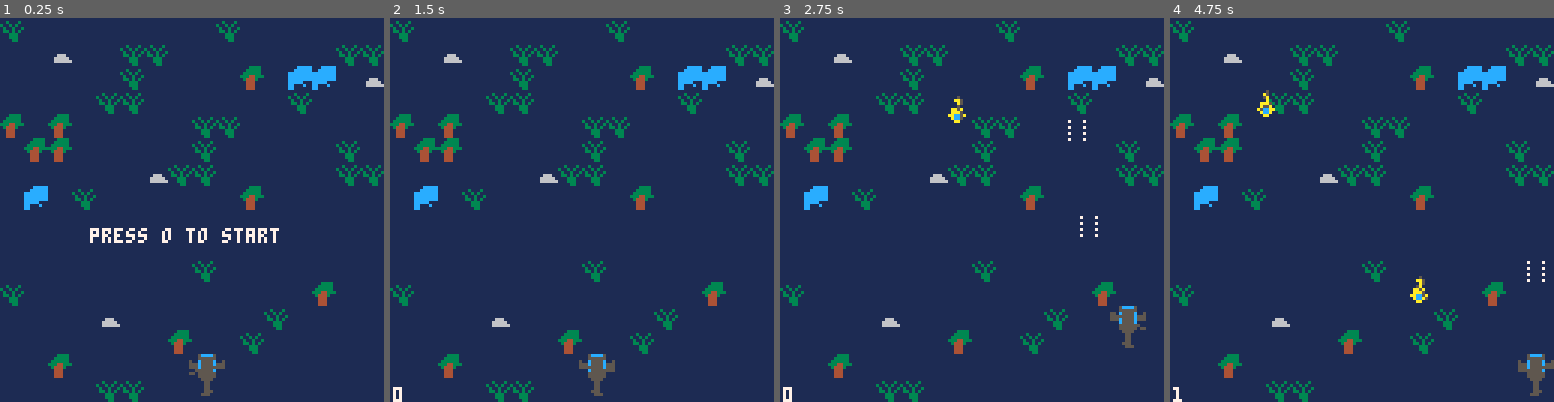
Above: before the commit, frames 1-4 (left to right).
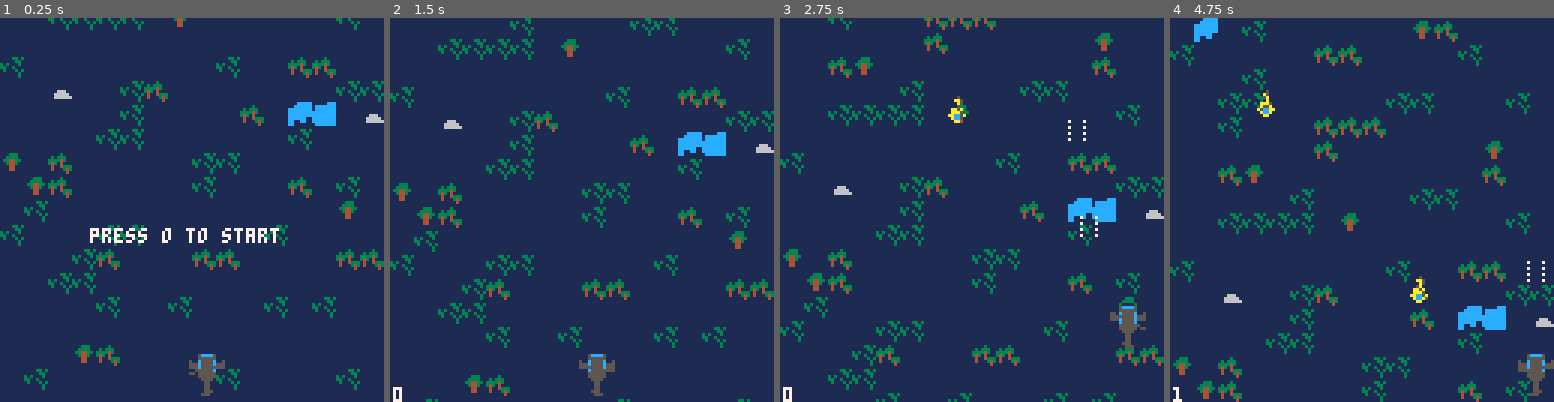
Above: after the commit, the same moments.

Repository: zeenix/pico-8
Game: PICO-8 cartridge airwolf/airwolf.p8
The game is run twice, just before and just after one commit, with the same random seed, the same clock (stepped at 60 frames per second) and the same inputs.
Inputs:
- Up to frame 1 (0.25 s): no input
- Up to frame 2 (1.5 s): tap X (X key) at 0.33, 1.07 s; tap O (Z key) at 0.7 s
- Up to frame 3 (2.75 s): hold Right 1.6-2.1 s; tap O (Z key) at 1.7, 2.1, 2.5 s; tap X (X key) at 1.85 s; hold Up 2.15-2.42 s; hold Right from 2.47 s (still down)
- Up to frame 4 (4.75 s): tap O (Z key) every 0.4 s from 2.9 to 4.5 s; tap X (X key) at 2.97, 4.08 s; release Right at 3.03 s; hold Left 3.08-3.58 s; hold Down 3.63-3.97 s; hold Right 4.02-4.68 s; hold Up from 4.73 s (still down)

The runs differ from the first frame. In frame 1, 12% of the frame differs, in the area x 0-100%, y 0-100%; in frame 2, 12%; in frame 3, 13%; in frame 4, 13%.

Commit message:
Add an inifitely scrolling map
Also make it richer.

Diff:
--- a/airwolf/airwolf.p8
+++ b/airwolf/airwolf.p8
@@ -2,6 +2,7 @@
 version 42
 __lua__
 #include consts.lua
+#include smap.lua
 #include bullet.lua
 #include rotor.lua
 #include entity.lua
@@ -12,14 +13,14 @@
 #include main.lua
 
 __gfx__
-00000000000011110000000000000000000000000000000000000000111111111111111111133331111ccccc1111111100000000000000000000000000000000
-000000000005cccc500000000000000000000000000000000000000011111111111111111133333111cccccc1131113100000000000000000000000000000000
-00000000000555555000000000000000000000000000000000000000111111111111111113333331cccccccc3113131100000000000000000000000000000000
-00000000500c5555c005000000000000000000000000000000000000111111111111111133344333cccccccc1311311300000000000000000000000000000000
-00000000555c5555c555000000000000000000000000000000000000111666111111111113444311cccccccc1331313100000000000000000000000000000000
-00000000555c5555c555000000000000000000000000000000000000116666611111111111444111ccccc1111113331100000000000000000000000000000000
-00000000000c5555c000000000000000000000000000000000000000116666661111111111444111cc111c111113331100000000000000000000000000000000
-00000000000555555000000000000000000000000000000000000000111111111111111111444111cc1111111111331100000000000000000000000000000000
+00000000000011110000000000000000000000000000000000000000111111111111111111111111111ccccc1111111111111ccc111111110000000000000000
+000000000005cccc500000000000000000000000000000000000000011111111111111111113331111cccccc111133131ccccccc111131110000000000000000
+00000000000555555000000000000000000000000000000000000000111111111111111111333311cccccccc111113311ccccccc131333110000000000000000
+00000000500c5555c005000000000000000000000000000000000000111111111111111113344331cccccccc31311131cccccccc333343110000000000000000
+00000000555c5555c555000000000000000000000000000000000000111666111111111111344311cccccccc33113111cccccccc343141110000000000000000
+00000000555c5555c555000000000000000000000000000000000000116666611111111111144111cccccc1113111313cccccccc141143330000000000000000
+00000000000c5555c000000000000000000000000000000000000000116666661111111111144111cc11cc1111111131cccccccc141113430000000000000000
+00000000000555555000000000000000000000000000000000000000111111111111111111111111cc111111111111311ccccccc111111410000000000000000
 00000000000555555000000000000000000000000000000000000000000000000000000000000000000000000000000000000000000000000000000000000000
 00000000000055550000000000000000000000000000000000000000000000000000000000000000000000000000000000000000000000000000000000000000
 00000000000005500000000000000000000000000000000000000000000000000000000000000000000000000000000000000000000000000000000000000000
@@ -55,38 +56,38 @@
 0000000000000000000000000000000000000000000000000000000000000000008000000000000000000000000000000080000000000000000000000000000000000000000000000000000000000000000000000000000000000000000000000000000000000000000000000000000000000000000000000000000000000000
 0000000000000000000000000000000000000000000000000000000000000000000000000000000000000000000000000000000000000000000000000000000000000000000000000000000000000000000000000000000000000000000000000000000000000000000000000000000000000000000000000000000000000000
 __map__
-0b08080808080808080b080808080808080b08080808080808080b080808080808080b08080808080808080b080808080808080b08080808080808080b0b08080808080808080b080808080808080b08080808080808080b080808080808080b08080808080808080b080808080808080b080808080808080b08080808080808
-08080708080b0b080808080808080b0b0808080708080b0b080808080808080b0b0808080708080b0b080808080808080b0b0808080708080b0b08080808080708080b0b080808080808080b0b0808080708080b0b080808080808080b0b0808080708080b0b080808080808080b0b0808080708080b0b0808080708080b0b08
-08080808080b0808080809080a0a08070808080808080b0808080809080a0a08070808080808080b0808080809080a0a08070808080808080b0808080808080808080b0808080809080a0a08070808080808080b0808080809080a0a08070808080808080b0808080809080a0a08070808080808080b080808080808080b0808
-080808080b0b0808080808080b08080808080808080b0b0808080808080b08080808080808080b0b0808080808080b08080808080808080b0b08080808080808080b0b0808080808080b08080808080808080b0b0808080808080b08080808080808080b0b0808080808080b08080808080808080b0b0808080808080b0b0808
-09080908080808080b0b0808080808080809080908080808080b0b0808080808080809080908080808080b0b0808080808080809080908080808080b0b09080908080808080b0b0808080808080809080908080808080b0b0808080808080809080908080808080b0b0808080808080809080908080808080908090808080808
-08090908080808080b08080808080b080808090908080808080b08080808080b080808090908080808080b08080808080b080808090908080808080b0808090908080808080b08080808080b080808090908080808080b08080808080b080808090908080808080b08080808080b080808090908080808080809090808080808
-080808080808070b0b08080808080b0b08080808080808070b0b08080808080b0b08080808080808070b0b08080808080b0b08080808080808070b0b08080808080808070b0b08080808080b0b08080808080808070b0b08080808080b0b08080808080808070b0b08080808080b0b08080808080808070b080808080808070b
-080a080b08080808080809080808080808080a080b08080808080809080808080808080a080b08080808080809080808080808080a080b080808080808080a080b08080808080809080808080808080a080b08080808080809080808080808080a080b08080808080809080808080808080a080b08080808080a080b08080808
-080808080808080808080808080808080a080808080808080808080808080808080a080808080808080808080808080808080a08080808080808080808080808080808080808080808080808080a080808080808080808080808080808080a080808080808080808080808080808080a08080808080808080808080808080808
-0808080808080808080808080808080808080808080808080808080808080808080808080808080808080808080808080808080808080808080808080808080808080808080808080808080808080808080808080808080808080808080808080808080808080808080808080808080808080808080808080808080808080808
-08080808080808080b080808080808080808080808080808080b080808080808080808080808080808080b080808080808080808080808080808080b0808080808080808080b080808080808080808080808080808080b080808080808080808080808080808080b080808080808080808080808080808080808080808080808
-0b080808080808080808080808090808080b080808080808080808080808090808080b080808080808080808080808090808080b0808080808080808080b080808080808080808080808090808080b080808080808080808080808090808080b080808080808080808080808090808080b080808080808080b08080808080808
-08080808070808080808080b080808080808080808070808080808080b080808080808080808070808080808080b08080808080808080807080808080808080808070808080808080b080808080808080808070808080808080b080808080808080808070808080808080b080808080808080808070808080808080807080808
-080808080808080908080b080808080808080808080808080908080b080808080808080808080808080908080b08080808080808080808080808090808080808080808080908080b080808080808080808080808080908080b080808080808080808080808080908080b08080808080808080808080808090808080808080809
-080809080808080808080808080808080b080809080808080808080808080808080b080809080808080808080808080808080b08080908080808080808080809080808080808080808080808080b080809080808080808080808080808080b080809080808080808080808080808080b08080908080808080808090808080808
-080808080b0b0808080808080808080808080808080b0b0808080808080808080808080808080b0b0808080808080808080808080808080b0b08080808080808080b0b0808080808080808080808080808080b0b0808080808080808080808080808080b0b0808080808080808080808080808080b0b0808080808080b0b0808
-0808080b0b0b0b080808080a08080808080808080b0b0b0b080808080a08080808080808080b0b0b0b080808080a08080808080808080b0b0b0b0808080808080b0b0b0b080808080a08080808080808080b0b0b0b080808080a08080808080808080b0b0b0b080808080a08080808080808080b0b0b0b080808080b0b0b0b08
-0b08080808080808080b080808080808080b08080808080808080b080808080808080b08080808080808080b080808080808080b0808080b08080808080808080b080808080808080b08080808080808080b080808080808080b08080808080b08080808080808080b080808080808080b08080808080808080b080808080808
-08080708080b0b080808080808080b0b0808080708080b0b080808080808080b0b0808080708080b0b080808080808080b0b080808070808080708080b0b080808080808080b0b0808080708080b0b080808080808080b0b0808080708080b08080708080b0b080808080808080b0b0808080708080b0b080808080808080b0b
-08080808080b0808080809080a0a08070808080808080b0808080809080a0a08070808080808080b0808080809080a0a0807080808080808080808080b0808080809080a0a08070808080808080b0808080809080a0a08070808080808080b08080808080b0808080809080a0a08070808080808080b0808080809080a0a0807
-080808080b0b0808080808080b08080808080808080b0b0808080808080b08080808080808080b0b0808080808080b0808080808080808080808080b0b0808080808080b08080808080808080b0b0808080808080b08080808080808080b0b080808080b0b0808080808080b08080808080808080b0b0808080808080b080808
-09080908080808080b0b0808080808080809080908080808080b0b0808080808080809080908080808080b0b080808080808080908090809080908080808080b0b0808080808080809080908080808080b0b0808080808080809080908080809080908080808080b0b0808080808080809080908080808080b0b080808080808
-08090908080808080b08080808080b080808090908080808080b08080808080b080808090908080808080b08080808080b08080809090808090908080808080b08080808080b080808090908080808080b08080808080b080808090908080808090908080808080b08080808080b080808090908080808080b08080808080b08
-080808080808070b0b08080808080b0b08080808080808070b0b08080808080b0b08080808080808070b0b08080808080b0b0808080808080808080808070b0b08080808080b0b08080808080808070b0b08080808080b0b08080808080808080808080808070b0b08080808080b0b08080808080808070b0b08080808080b0b
-080a080b08080808080809080808080808080a080b08080808080809080808080808080a080b08080808080809080808080808080a080b080a080b08080808080809080808080808080a080b08080808080809080808080808080a080b0808080a080b08080808080809080808080808080a080b080808080808090808080808
-080808080808080808080808080808080a080808080808080808080808080808080a080808080808080808080808080808080a08080808080808080808080808080808080808080a080808080808080808080808080808080a080808080808080808080808080808080808080808080a08080808080808080808080808080808
-0808080808080808080808080808080808080808080808080808080808080808080808080808080808080808080808080808080808080808080808080808080808080808080808080808080808080808080808080808080808080808080808080808080808080808080808080808080808080808080808080808080808080808
-08080808080808080b080808080808080808080808080808080b080808080808080808080808080808080b08080808080808080808080808080808080808080b080808080808080808080808080808080b080808080808080808080808080808080808080808080b080808080808080808080808080808080b08080808080808
-0b080808080808080808080808090808080b080808080808080808080808090808080b080808080808080808080808090808080b0808080b080808080808080808080808090808080b080808080808080808080808090808080b08080808080b080808080808080808080808090808080b080808080808080808080808090808
-08080808070808080808080b080808080808080808070808080808080b080808080808080808070808080808080b08080808080808080808080808070808080808080b080808080808080808070808080808080b080808080808080808070808080808070808080808080b080808080808080808070808080808080b08080808
-080808080808080908080b080808080808080808080808080908080b080808080808080808080808080908080b08080808080808080808080808080808080908080b080808080808080808080808080908080b080808080808080808080808080808080808080908080b080808080808080808080808080908080b0808080808
-080809080808080808080808080808080b080809080808080808080808080808080b080809080808080808080808080808080b08080908080809080808080808080808080808080b080809080808080808080808080808080b080809080808080809080808080808080808080808080b08080908080808080808080808080808
+0b08080808080808080b08080808080808080808080808080b0b08080808080808080b08080808080808080b080808080808080808080b0808080808080807080808080808080808080807080808090808080b0b0b0808080808080808080808080b080808080808080808080808080808080808080808080808080808080808
+08080708080b0b080808080808080b0b080b0808080d08080808080807080d080b080808070808080808080808080808080b0a0c080808080d090b080808080b0809080b0b080b0b0808080808090d0808080808080b08080809080b08080808080b0808080b08080b09080b080d0b0808080808080807080808080808080808
+08080808080b080808080d080a0c08070808080b08080808080b080808080808070808080808080b0808080809080c0a0808080d08080808080808080808080808080b0b08090808080b0808080808080d0d08080808080808080808080b0b080808080d0d0808080809080808080808080b0b08080808080d08080b0b080808
+080808080b0b0808080808080b0808080908080808080d0d0808080b0b08080b0808080808080b0b0808080808080b080808080808080808080b0808080808080808080808080d0808080808080808070808080808080b08080808080b0b08080c0808080808080c080b080b080d080808080808080808080808080808080908
+09080908080808080b0b0808080d0d0d0808080808080808080808080808080808080d080908080808080d0d0808080808080b0b08080808080808080d0d0d08080807080808080d080a0c0d0808080808080b0908080b0b080d0d080808080808080b0808080b0808080b0b0d0b08080808080a080808080808080808080808
+080d0d08080808080b08080d08080b08080b0708080c0c080808080909080808080808090d08080808080b08080808080808080808080809080808080b090b0808080808080b080808080808080b0b08080708080808080b0808080808080d0d0808080b0b0808080d080b0b0b080b0808080808080b0b080808080808080808
+080808080808070b0808080808080b0b080b0b08080a0808080808080d0808080b08080808080808070b0b08080d08080807080808080b0b0b08080808080808080908080b0b0808080d0808080b08080808080b080808080808080809080808080d0b0b080808080808080b080c08080807080808080808080808080b0b0808
+080a080b080808080808090d08080808080b0808080808080d08080808080b080808080a080b080808080808090d0808080d0d0808080b0808080807080908080808080808080808080b0b080808090809080808080b080808080808080808080d080808080b08080b080808080a0708080d0808080808080908080808080808
+0b08080808080d0d080808080b08080808080808080808080808080808080808080808080808080808080808080808080808090808080809080808080808080808080808080c080a0808080808080808080d0d09080808080c0c0a08080d0d080808080d0d08080808080808080b080808080808080808080808080908080808
+0808080b08080808080808080808080808080b0b0b080808080808080808080808080b0b08080808080d0807080b0d080808080d0d0808080808080d080b0b08080d0808080c0a080d08080808080b0808080808080808080a0c0a0808070d08080808080808080808080808080b0808080d0d08080808080d080808080b0808
+08080b0b08080808080b0b0808080b0808080b0d08080808080b0b0b0b0b080808080b0808080b080808080808080808080b080808080b0b080b080808080b0808080b0d08080808080808080d080b0b0808080808080b0b0b0d080808080d080807080808080b0b0b0808080808080808080808090b080808080d0808080d08
+08080b0808080d0d0d08080808080808080808080d080808080808080808080808080808080808080808080b0b0b0808080b080808080808080808090808080808080808080808080b0b080808080808080c0c0a080b0b0b0b0d0d0808080908080808080808080d080808080b0b080808080b090b0b0b080c0a0d0808080808
+0808080808080d08080808080809080808080a080808080b0808080a0809080808080807080d09080b080808080808080808080809080808080808080d080b0808090808080d0d0808080c0c0809080808080c0a080808080b0b08080b080808080b0b080808080808080808090808080d08080d0d0d080a0c080d0d0b0b0808
+08080d090808080808080808080d0808080c08080808080808080808080d0d08080d08080808080808080808080d0d0808080b0808080b080d080b080808080808080808090d0d080808080a080808080808080808080808080808080808080b08080808080d0d080b080808080808080808080808080808080b0b0b0b080808
+08080808080b080808080b0b0808080808080808080b0b0b0808080b0808080808080b08080808080808070b080808080d0808080b0808080808080808080807080b0b080808080808080b0808080b0808080d0d0d0d0d08080808080708080b08080808080808080808080808080b08080808080b0b08080808080808080808
+08080b0b0b0b08090808080808080b0808090b080808080808080808080808080807080808080b0b0808080808080b08080b08080808070808080b0808080d0d08080b080808080b08080808080808080808080808080808080b08080808080808080b09080808080808080808080808080d0d080b090b080808080808090d08
+0808080808080808080808080808080808080808080808080808080808080808080808080808080808080808080808080808080d0808080b0808080808080d0808080808080808080808080808080808080b0b08070808080808080808080808080b0b080b08080808080b080708080d08080808080808080808080808080808
+0b08080808080808080b08080d0d0808080d0808080d0d080808080b0808080808080b08080808080808080b080808080808080b0808080b0808080808080808080b0808080808080d08080708080b080808080808080b0808080b08080b0d080808080808080808080808080808080808080808080808080808080808080b0b
+08080708080b0d080808080808080b0b0808080b08080808080808080b0b08080b0808080708080b0b080808080808080b0b080808070808080708080b0b08080808080808080b0b0808080808080b08080808080808080b08080808080808080808080b0b08080808080808080d0808080b0b080808080d0b080808080b0b08
+08080808080b080808080d080a0c08070808080b080808080808080808080808070808080808080b0808080809080a0a0807080808080808080808080b08080808080808080808080808080808080808080b080d08080808080808080d0808080808080b0808080d080808080808080808080b080708080808080c0c08080808
+080808080b0b0808080808080b0808080808080b0808080b08080908080708080808080808080b0b0808080808080b0808080808080808080808080b0b0808080d080808090808080808080b08080808080808080d0808080b0808080b0b0b080808080808080807080d08080b080808080d0d0808080a0808080a0c08080807
+09080d08080808080b0b08080808080808090d08080808080808080808080808080809080908080808080b0b0808080808080809080d0809080d08080808080b080808080808080d080808080808090908080808080808080b08090808080808080808080808080808080808080808080808080808080808080808080b0b0808
+08090d08080808080b0808080d080b0808080808080808080808080b08080d08080808090908080808080b08080808080b0808080d0d08080d0d08080808080b08080b08080808080808080808080d0d08080b08080808080808080808080d08090908080808080808080d08080b080d08080808080808080d0d080808080808
+080b0808080808080808080808080908080b0808080b0b0808080808080d0808080808080d0d080808080808080808080b0b0808080808080808080808070b0b080808080808080b080807080808080807080808080d08080808080b08080808080d080808070b0b08080808080b0b0808080d0808080808080808080c0a0c08
+0b0808080b0b08080808080b0808080808080808080808080808080808080d0808080808080808080b0708080b080908080808080a080b080a080d0808080808080808080808080808080808080808080808080d0d08080808080808080808080a080b0808080808080908080808080808080908080d0808080b0808080c0a08
+0808080b0d0808080d0d080808080d0d08080808080808080808080b08080808080b0b0808080808080808080b08080808080a0b08080808080808080808080808080808080b0b0b0b0b0b0b0b0b080808080d09090d080808080b0b08080d0808080808080d08080808080d0808080a08080808080808080808080808080808
+08080b0b080808080808080808080808080808080c08080b0808080808080b0808080b080b0b0b0808080808080808080808080808080b080808080b08080d08080808080b0b0d09080b0a0a0c0b0b08080b08080808080808080808080808080808080808080d080808080d0808080807080808080808090808080808080808
+080808080b08080b0808080b080b0808080d0d08080808080808080808080808080b0b0b0b08080808080d0d0808080808080808080808080808080b0808080b08080d0b0b0d0d0808090c0c0c0b08080808080808080b0b0b0908080b08080808080b080808080b080808080808080808080b0b0808080808080b0808080808
+0808080808080808080808080808080808080808080808080808080808080808080b0b080808080808080808080b0b080808080b0808080d0808080808080808080d0808080d0808080d080d0b0b08080808080808080808080b0808080808080808080808080808080808080908080808080908080808080808080b08080b08
+080808090d0808080808080808080808080808080b0808080d08080b080808080808080808090d08080b0808080b08080808080808080808080808070808080808080808080808080808080b0b080808080b08080d0d080808080d0808080b080b08080708080d0808080b0808080808080808080808080808080808080b0d0d
+080b080808080808080b080808080b0808080808080808080808080808080c08080808080b080808080808070808080808080808080808080808080808080908080708080b080808080708080808080b080808080808080808080808080b080808080808080d090d080b080808080808080b080808080b08080708080d0d0d0d
+08080808080808080808080808080808080808080808080808080808080808080808080808080808080808080808080808080b0808090808080908080808080808080808080808080808080808080808080b080808080b080b08080808080b080809080808080d08080808080808080b08080808080808080808080808080808
 
 
 
--- a/airwolf/main.lua
+++ b/airwolf/main.lua
@@ -1,6 +1,7 @@
 function _init()
     poke(0x5f36,0x2)
 
+    smap = SMap:new()
     entities = Entities:new()
     scene = "start"
     score = 0
@@ -9,6 +10,7 @@
 end
 
 function _update60()
+    smap:update()
     entities:update()
 
     if scene == "start" or (scene == "game-over" and time() > got + go_to)  then
@@ -16,6 +18,7 @@
             scene = "game"
             score = 0
             entities = Entities:new()
+            smap = SMap:new()
             music(0)
         end
     elseif scene == "game" then
@@ -28,8 +31,7 @@
 end
 
 function _draw()
-    map(0, 0, 0, 0, 16, 16)
-
+    smap:draw()
     entities:draw()
 
     if scene == "start" then print("press o to start", 30, 70, colors.white)
@@ -53,6 +55,7 @@
 function game_over()
     scene = "game-over"
     music(-1)
+    smap:stop_scroll()
     got = time() -- Game over time.
     if score > hscore then
         hscore = score
--- /dev/null
+++ b/airwolf/smap.lua
@@ -0,0 +1,32 @@
+-- Scrolling Map
+SMap = {}
+SMap.__index = SMap
+
+function SMap:new()
+    local this = setmetatable({}, SMap)
+    this.scroll = -128
+    this.scrolling = true
+
+    return this
+end
+
+function SMap:stop_scroll() self.scrolling = false end
+
+function SMap:update()
+    if (not self.scrolling) return
+
+    local lasty = 128 * 16 - 128
+    if (self.scroll >= lasty) self.scroll = -256
+
+    self.scroll += 0.3
+end
+
+function SMap:draw()
+    cls(colors.dark_blue)
+
+    for i = 0, 7 do
+        local tile_x = i * 16
+        local map_y = i * -256 + self.scroll
+        map(tile_x, 0, 0, map_y, 16, 32)
+    end
+end
